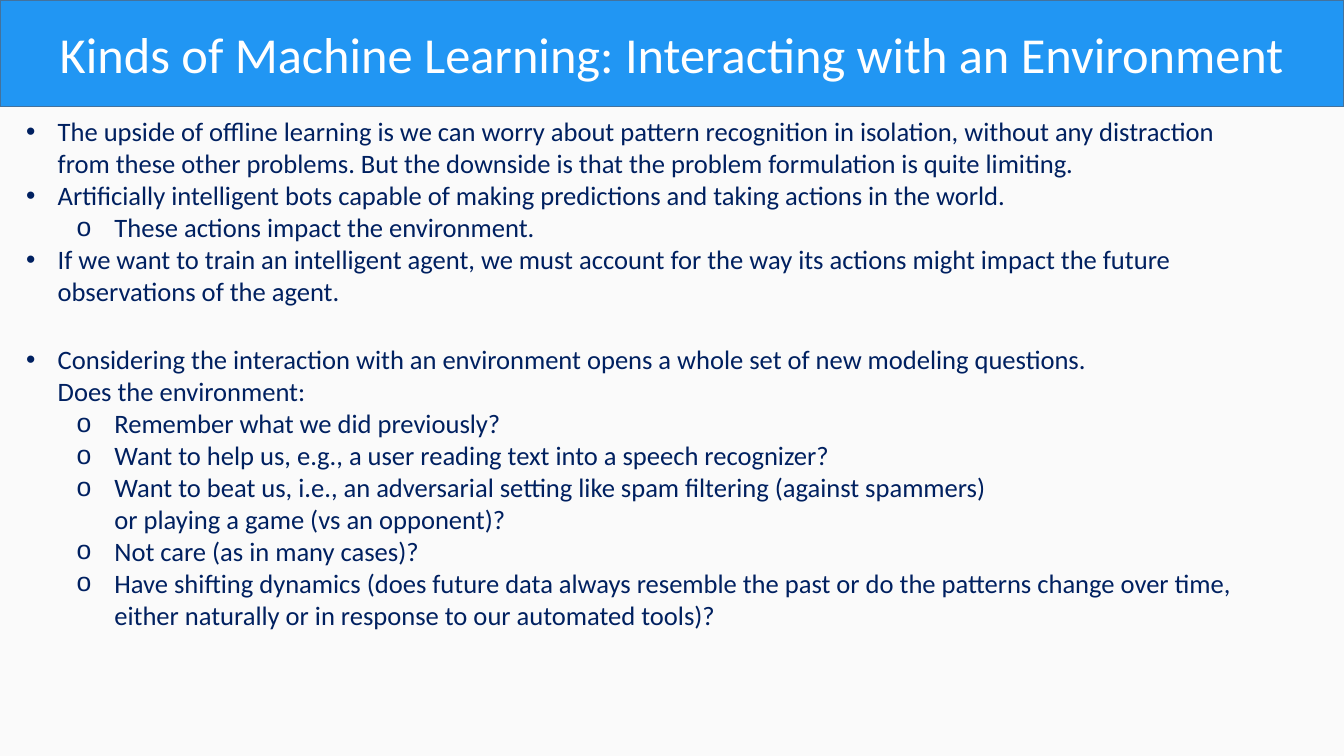
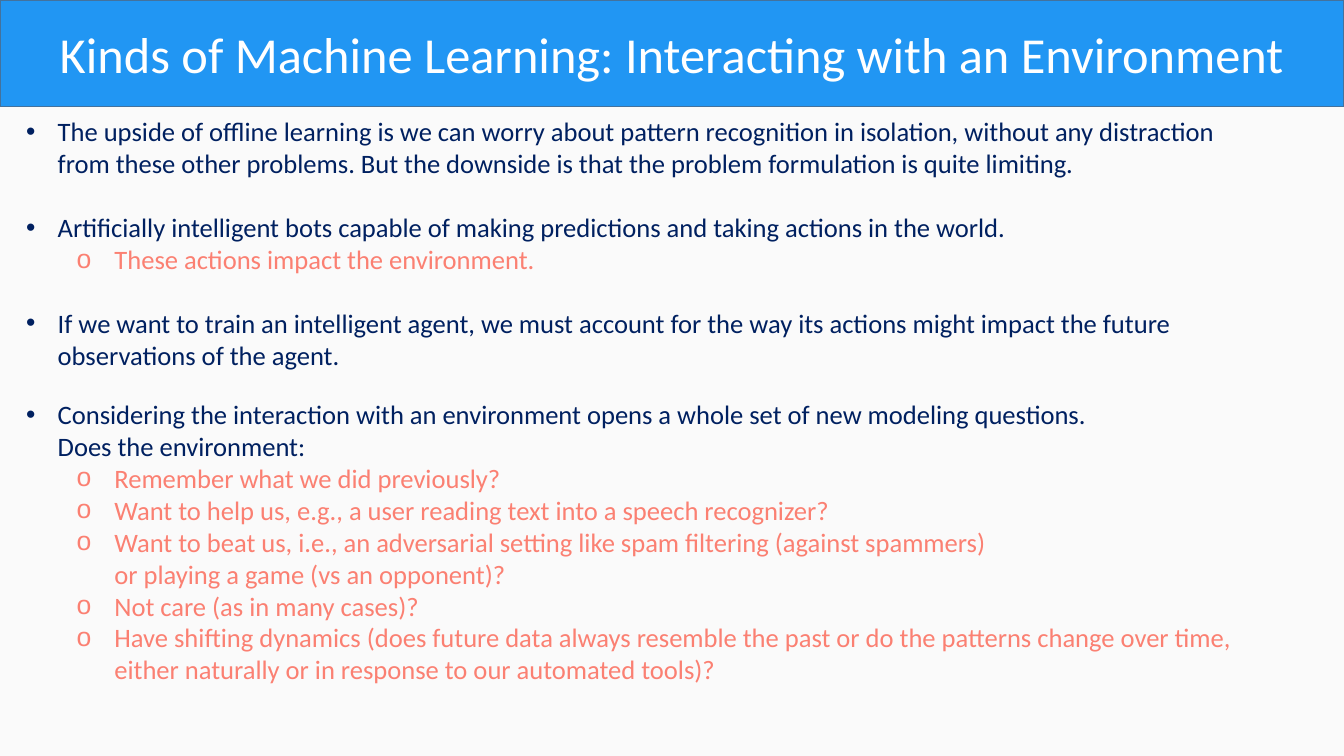
Before and after one commit to OmarAlmighty/D2L-Slides, a slide deck: slide 49 of D2L CH1.pptx. Drawn at 1344x756 pixels with LibreOffice and Linux fonts; fonts in the diff are those of the drawing. Boxes give left, top, right and bottom in pixels: in the first picture for what was removed or moved away, otherwise in the second. Text is boxed around its words. In the diff, an @@ line names an element or a change of style, - is before the commit and + after.

```diff
--- a/D2L CH1.pptx
+++ b/D2L CH1.pptx
@@ text at <box>114,250,534,273</box>: text colour #002060 to #FB8072 in "These actions impact the environment." @@
@@ text "Considering the interaction with an ...": place and size @@
-text "Considering the interaction with an ..." at <box>58,350,1231,630</box>
+text "Considering the interaction with an ..." at <box>58,405,1231,683</box>
@@ text at <box>114,469,1231,683</box>: text colour #002060 to #FB8072 in "Remember what we did previously?", "Want to help us, e.g., a user ...", "Want to beat us, i.e., an adversarial ...", "Not care (as in many cases)?" and 1 more places @@
```
Also in this commit, not shown: 34 other slides changed, 5 other files.
